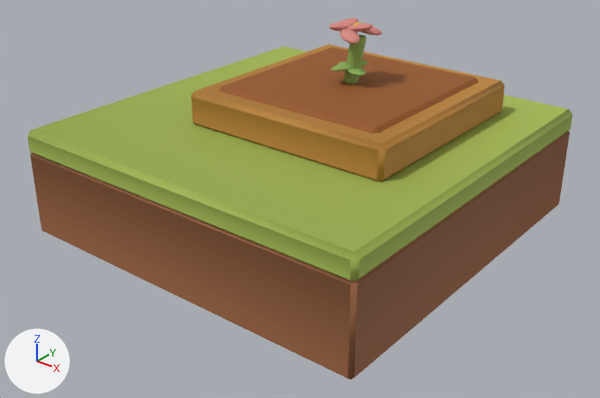
A saved change to the glTF model assets/3d/reworked/tile_garden.glb.
Before and after are seen from a camera (50 mm lens) standing at (2.47, -3.15, 1.49) and looking at (0.07, -0.16, -0.36). The lights are fixed; the arrows at lower left show +X, +Y and +Z. The older version comes first. Where no turn or scale is listed for an object, it has been applied to the vertices. Vertices at exactly the same position are counted once.

Script lines for the objects in view, before the commit:
```python
ob_gar_bed = bpy.data.objects.new('gar_bed', me_cube_006)
ob_gar_bed.location = (0.0, 0.0, 0.0)
ob_gar_cap = bpy.data.objects.new('gar_cap', me_cube_005)
ob_gar_cap.location = (0.0, 0.0, 0.0)
ob_gar_fill = bpy.data.objects.new('gar_fill', me_cube_007)
ob_gar_fill.location = (0.0, 0.0, 0.0)
ob_gar_fl_leaf0 = bpy.data.objects.new('gar_fl_leaf0', me_icosphere)
ob_gar_fl_leaf0.location = (0.15, 0.15, 0.2)
ob_gar_fl_leaf1 = bpy.data.objects.new('gar_fl_leaf1', me_icosphere_001)
ob_gar_fl_leaf1.location = (0.15, 0.15, 0.2)
ob_gar_fl_petal0 = bpy.data.objects.new('gar_fl_petal0', me_icosphere_002)
ob_gar_fl_petal0.location = (0.15, 0.15, 0.2)
ob_gar_fl_petal1 = bpy.data.objects.new('gar_fl_petal1', me_icosphere_003)
ob_gar_fl_petal1.location = (0.15, 0.15, 0.2)
ob_gar_fl_petal2 = bpy.data.objects.new('gar_fl_petal2', me_icosphere_004)
ob_gar_fl_petal2.location = (0.15, 0.15, 0.2)
ob_gar_fl_petal3 = bpy.data.objects.new('gar_fl_petal3', me_icosphere_005)
ob_gar_fl_petal3.location = (0.15, 0.15, 0.2)
# also in view: 'gar_body' at (0.0, 0.0, -0.33); 'gar_fl_stem' at (0.17, 0.15, 0.32)
```
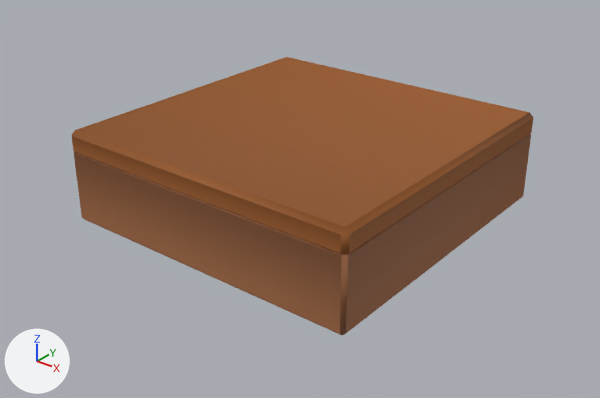
What differs and where, as boxes [x1, y1, x2, y2] in the pictures (600 x 398 px):
'gar_cap', recoloured, rescaled (16% narrower, 16% shorter): before [27, 46, 573, 281]; after [72, 57, 533, 254]
'gar_body', rescaled (15% narrower, 19% shorter): before [30, 131, 570, 380]; after [74, 133, 531, 335]
'gar_bed', deleted (orange): before [191, 44, 505, 181]
'gar_fill', deleted (brown): before [219, 47, 479, 133]
'gar_fl_stem', deleted (green): before [343, 35, 366, 84]
'gar_fl_petal2', deleted: before [340, 28, 360, 44]
'gar_fl_petal0', deleted: before [348, 23, 373, 32]
'gar_fl_leaf1', deleted: before [330, 60, 368, 71]
'gar_fl_leaf0', deleted: before [338, 61, 366, 76]
'gar_fl_petal4', deleted: before [329, 23, 348, 31]
'gar_fl_petal1', deleted: before [335, 18, 359, 31]
'gar_fl_petal3', deleted: before [361, 27, 382, 35]

Patch to the scene script:
```diff
--- a/assets/3d/reworked/tile_garden.glb.py
+++ b/assets/3d/reworked/tile_garden.glb.py
@@ me_cube_004 @@
 # used by ob_gar_body; location = (0.0, 0.0, 0.0)
-me_cube_004.from_pydata(...)  # 24 vertices, 44 faces; spans x -1.0..1.0, y -1.0..1.0, z -0.56..-0.1
+me_cube_004.from_pydata(...)  # 24 vertices, 44 faces; spans x -0.85..0.85, y -0.85..0.85, z -0.5..-0.1
+# me_cube_004 part 1: the whole mesh is scaled about its middle by (0.848, 0.848, 0.863), then moved by (0.0, 0.0, 0.03)
 me_cube_004.materials.append(mat_earth_mid)
@@ me_cube_005 @@
 # used by ob_gar_cap; location = (0.0, 0.0, 0.0)
-me_cube_005.from_pydata(...)  # 24 vertices, 44 faces; spans x -1.0..1.0, y -1.0..1.0, z -0.12..0.01
-me_cube_005.materials.append(mat_grass_sunlit)  # green #a3b852
+me_cube_005.from_pydata(...)  # 24 vertices, 44 faces; spans x -0.85..0.85, y -0.85..0.85, z -0.13..0.0
+# me_cube_005 part 2: the whole mesh is scaled about the mesh origin by (0.848, 0.848, 1)
+me_cube_005.materials.append(mat_soil_orange)  # brown #965722
@@ ob_gar_bed @@
-ob_gar_bed = bpy.data.objects.new('gar_bed', me_cube_006)
-ob_gar_bed.location = (0.0, 0.0, 0.0)
@@ ob_gar_fill @@
-ob_gar_fill = bpy.data.objects.new('gar_fill', me_cube_007)
-ob_gar_fill.location = (0.0, 0.0, 0.0)
@@ ob_gar_fl_leaf0 @@
-ob_gar_fl_leaf0 = bpy.data.objects.new('gar_fl_leaf0', me_icosphere)
-ob_gar_fl_leaf0.location = (0.15, 0.15, 0.2)
@@ ob_gar_fl_leaf1 @@
-ob_gar_fl_leaf1 = bpy.data.objects.new('gar_fl_leaf1', me_icosphere_001)
-ob_gar_fl_leaf1.location = (0.15, 0.15, 0.2)
@@ ob_gar_fl_petal0 @@
-ob_gar_fl_petal0 = bpy.data.objects.new('gar_fl_petal0', me_icosphere_002)
-ob_gar_fl_petal0.location = (0.15, 0.15, 0.2)
@@ ob_gar_fl_petal1 @@
-ob_gar_fl_petal1 = bpy.data.objects.new('gar_fl_petal1', me_icosphere_003)
-ob_gar_fl_petal1.location = (0.15, 0.15, 0.2)
@@ ob_gar_fl_petal2 @@
-ob_gar_fl_petal2 = bpy.data.objects.new('gar_fl_petal2', me_icosphere_004)
-ob_gar_fl_petal2.location = (0.15, 0.15, 0.2)
@@ ob_gar_fl_petal3 @@
-ob_gar_fl_petal3 = bpy.data.objects.new('gar_fl_petal3', me_icosphere_005)
-ob_gar_fl_petal3.location = (0.15, 0.15, 0.2)
@@ ob_gar_fl_petal4 @@
-ob_gar_fl_petal4 = bpy.data.objects.new('gar_fl_petal4', me_icosphere_006)
-ob_gar_fl_petal4.location = (0.15, 0.15, 0.2)
@@ ob_gar_fl_stem @@
-ob_gar_fl_stem = bpy.data.objects.new('gar_fl_stem', me_cylinder)
-ob_gar_fl_stem.location = (0.15, 0.15, 0.32)
```
